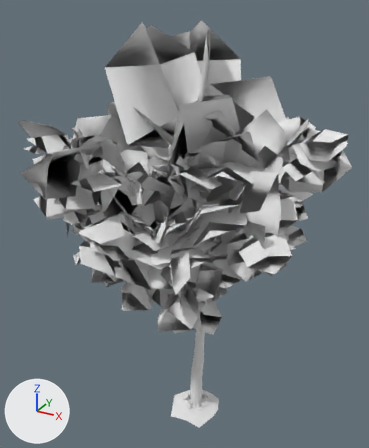
What one commit did to the FBX model FireTour/Assets/Models/Tree.fbx.
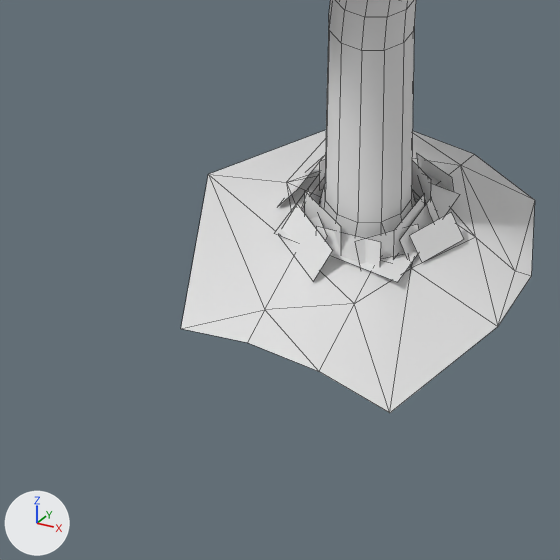
There are two pictures of each version: one whole from a camera (50 mm lens) standing at (6.07, -11.77, 12.2) and looking at (-0.4, -0.01, 6.32), one close up on the part from 40% to 60% of the width and 83% to 100% of the height. The lights are fixed; the arrows at lower left show +X, +Y and +Z. The close-ups show mesh edges as thin lines. Objects named as collision shapes, trigger or cutter boxes, shadow casters or lower levels of detail are left out. Where no turn or scale is listed for an object, it has been applied to the vertices. Vertices at the same position are counted once.

The first close-up shows 'Tree_LOD0'.
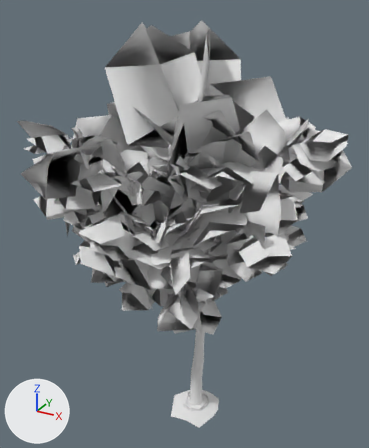
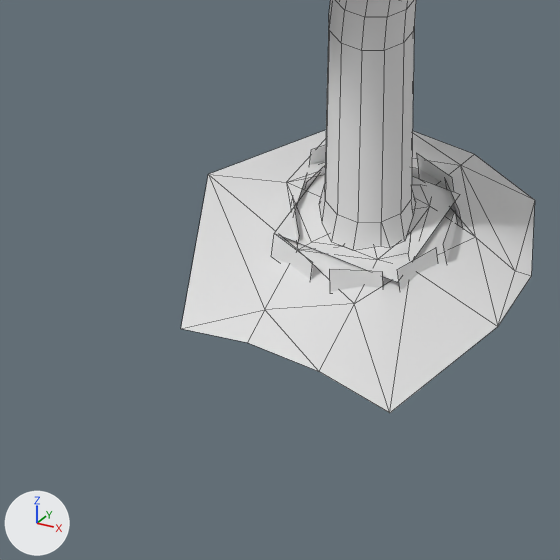
Edits to the bpy script that builds the scene:
```text
Change me_untitled_001:
    used by ob_tree_lod0; location = (0.037, 0.0, 0.038)
    remove me_untitled_001.from_pydata(...)  # 2607 vertices, 2081 faces; spans x -4.47..3.77, y -3.75..3.21, z -0.31..11.65
    add me_untitled_001.from_pydata(...)  # 2587 vertices, 2076 faces; spans x -4.47..3.77, y -3.75..3.21, z -0.31..11.65
    me_untitled_001 part 1: 16 loose pieces with 64 vertices, spanning x -0.4..0.43, y -0.45..0.4, z -0.08..0.13, are deleted
    me_untitled_001 part 2
    44 vertices are added at x -0.42..0.42, y -0.45..0.39, z -0.12..0.02
    11 new faces join them
```

Changed parts and their boxes (x1, y1, x2, y2) in the close-ups (560 x 560 px):
part 1 of me_untitled_001, deleted: before (279, 155, 464, 281)
part 2 of me_untitled_001, added: after (271, 145, 462, 292)
